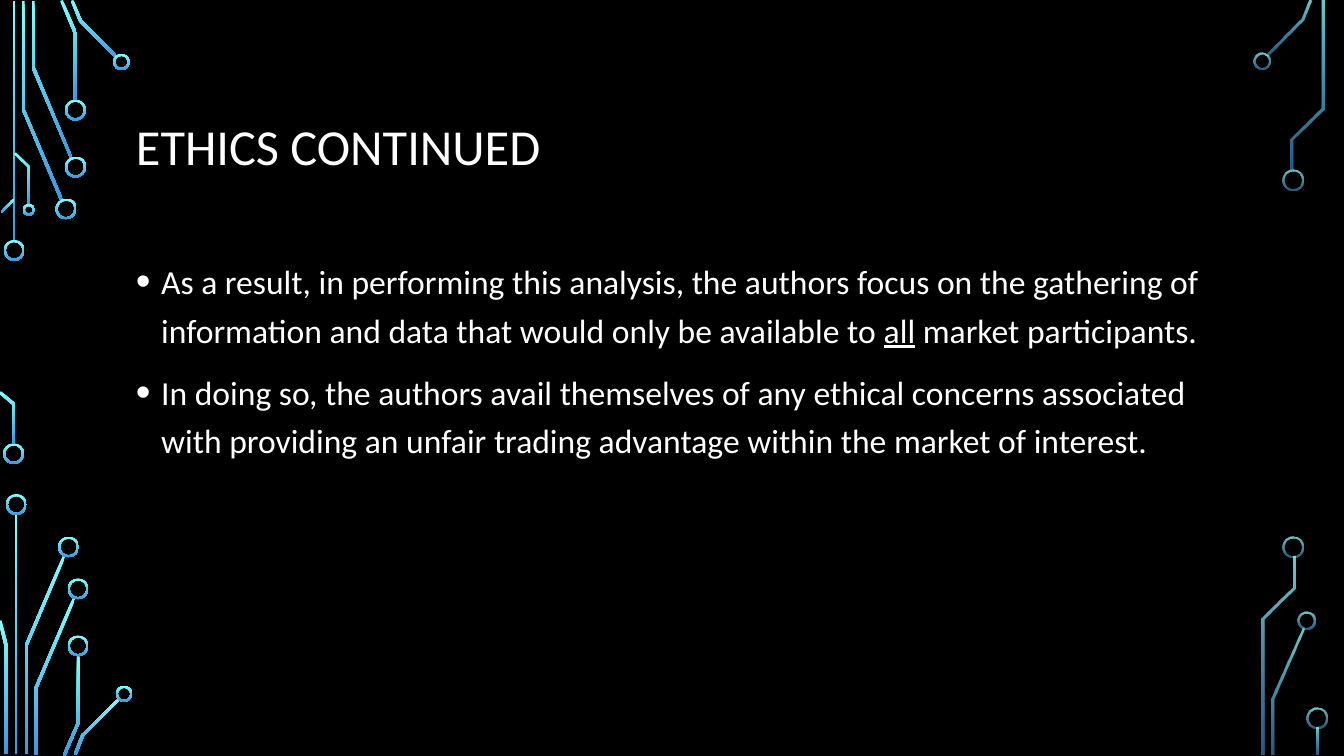
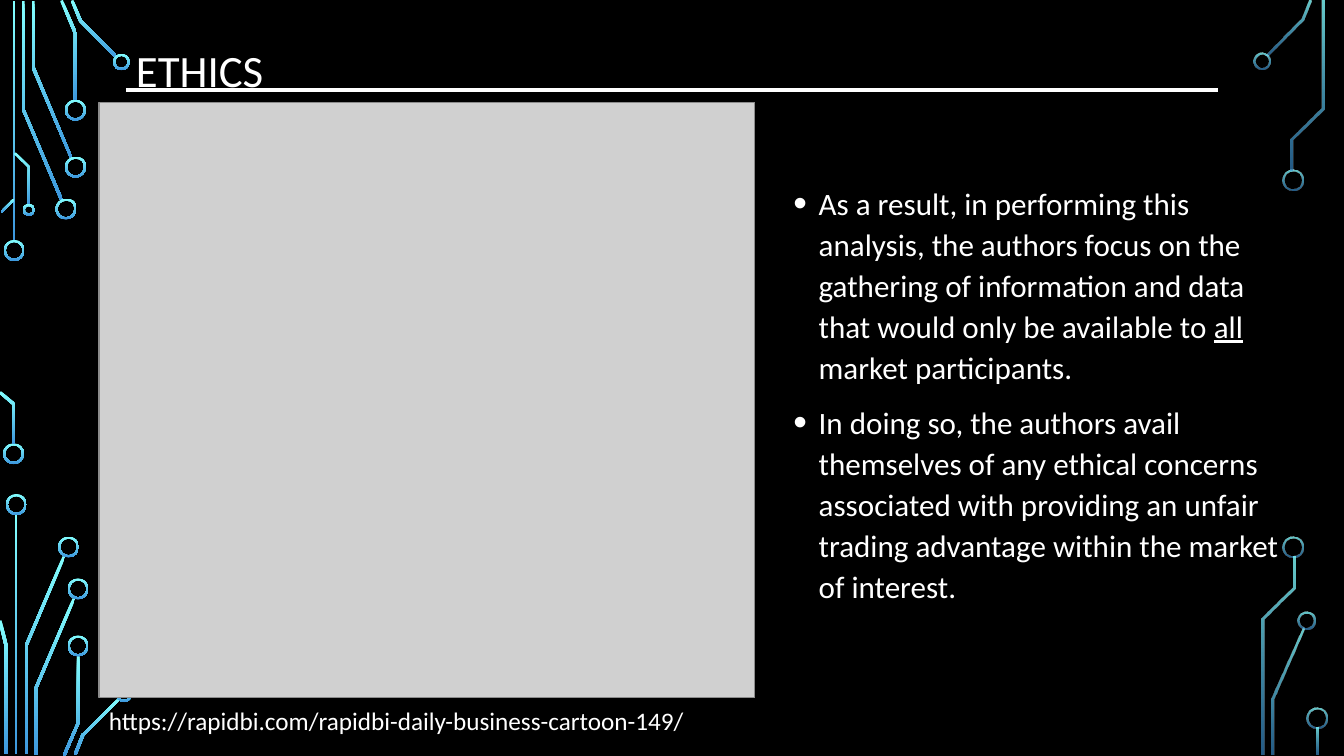
Before and after one commit to djserna/7330-Group-Project, a slide deck: slide 17 of Presentation/MSDS_7330_Group_Project_Presentation.pptx (slide 18 before the commit). Drawn at 1344x756 pixels with LibreOffice and Linux fonts; fonts in the diff are those of the drawing; grey boxes stand for pictures; background and template pictures are left out. Boxes give left, top, right and bottom in pixels: in the first picture for what was removed or moved away, otherwise in the second. Text is boxed around its words. In the diff, an @@ line names an element or a change of style, - is before the commit and + after.

Commit message:
Updated Ethics Slide

```diff
--- a/Presentation/MSDS_7330_Group_Project_Presentation.pptx
+++ b/Presentation/MSDS_7330_Group_Project_Presentation.pptx
@@ title "ETHICS" at <box>136,58,263,92</box>: vertical alignment middle to bottom @@
@@ title at <box>136,58,263,92</box>: text changed; size 36 to 32 pt @@
-ETHICS CONTINUED
+ETHICS
@@ picture added at <box>99,103,755,699</box> @@
@@ line added from (126, 90) to (1218, 90), #FFFFFF 3 pt @@
@@ text "As a result, in performing ...": place and size @@
-text "As a result, in performing ..." at <box>161,270,1198,459</box>
+text "As a result, in performing ..." at <box>819,193,1278,599</box>
@@ text "As a result, in performing ..." at <box>819,193,1278,599</box>: size 24 to 22.2 pt; line spacing 1.2 to 1.1; vertical alignment top to middle @@
@@ text added at <box>109,710,683,734</box>, 18 pt, text #FFFFFF @@
+https://rapidbi.com/rapidbi-daily-business-cartoon-149/
```
Also in this commit, not shown: 1 slide removed.
